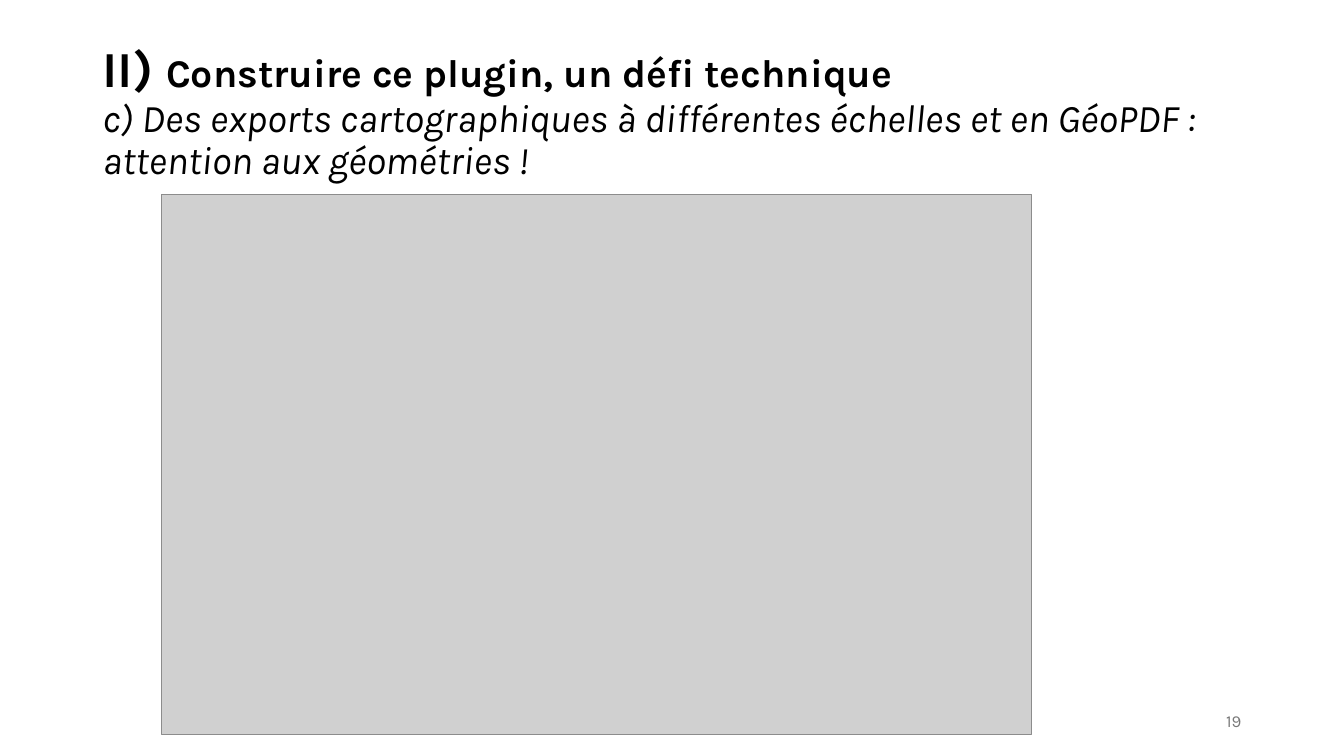
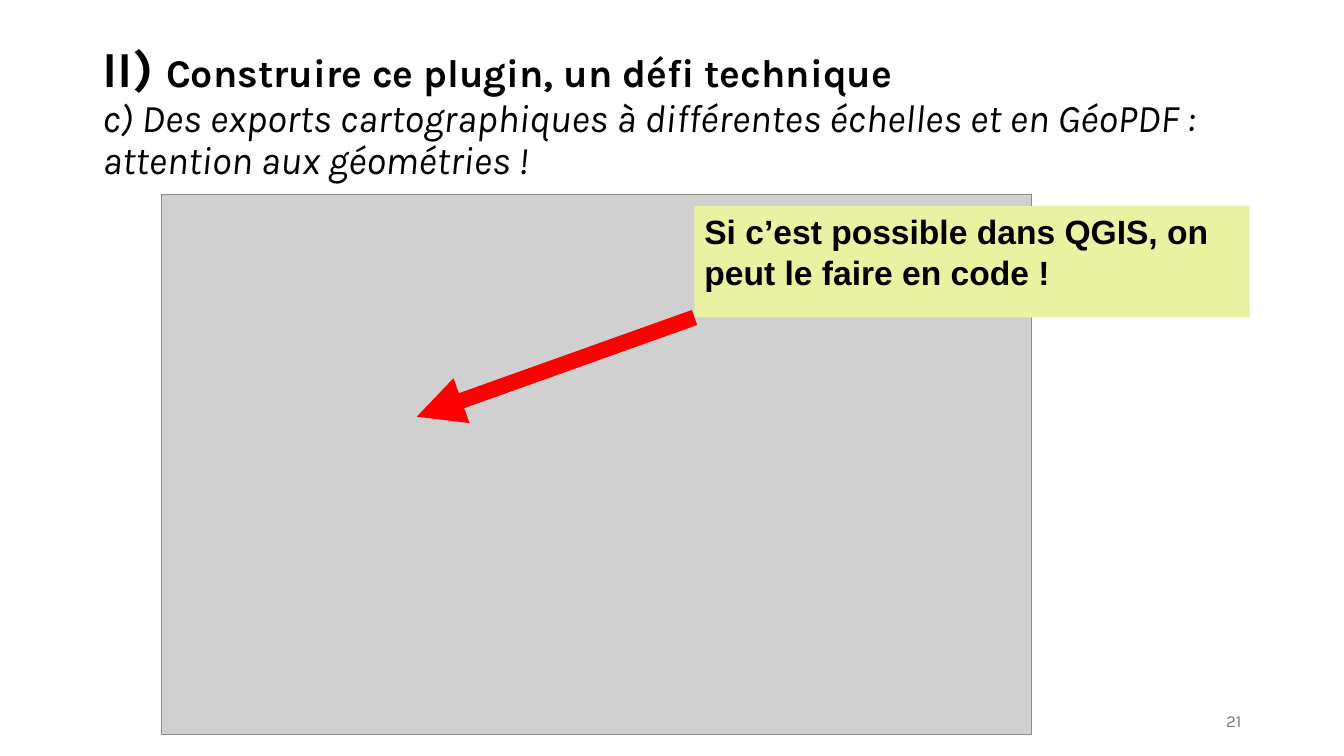
Before and after one commit to tomflyjc/Instruction_ADS, a slide deck: slide 21 of plugin_Instruction_ADS.odp (slide 19 before the commit). Drawn at 1344x756 pixels with LibreOffice and Linux fonts; fonts in the diff are those of the drawing; grey boxes stand for pictures. Boxes give left, top, right and bottom in pixels: in the first picture for what was removed or moved away, otherwise in the second. Text is boxed around its words. In the diff, an @@ line names an element or a change of style, - is before the commit and + after.

```diff
--- a/plugin_Instruction_ADS.odp
+++ b/plugin_Instruction_ADS.odp
@@ rectangle added at bbox=[695, 207, 1250, 318], fill #E8F2A1, 24 pt, text #000000, bold @@
+Si c’est possible dans QGIS, on peut le faire en code !
@@ arrow added from (695, 318) to (416, 416), #FF0000 11.34 pt @@
@@ page number at bbox=[1226, 716, 1241, 727]: text changed @@
-19
+21
```
Also in this commit, not shown: 15 other slides changed, 8 slides added, 6 slides removed.
